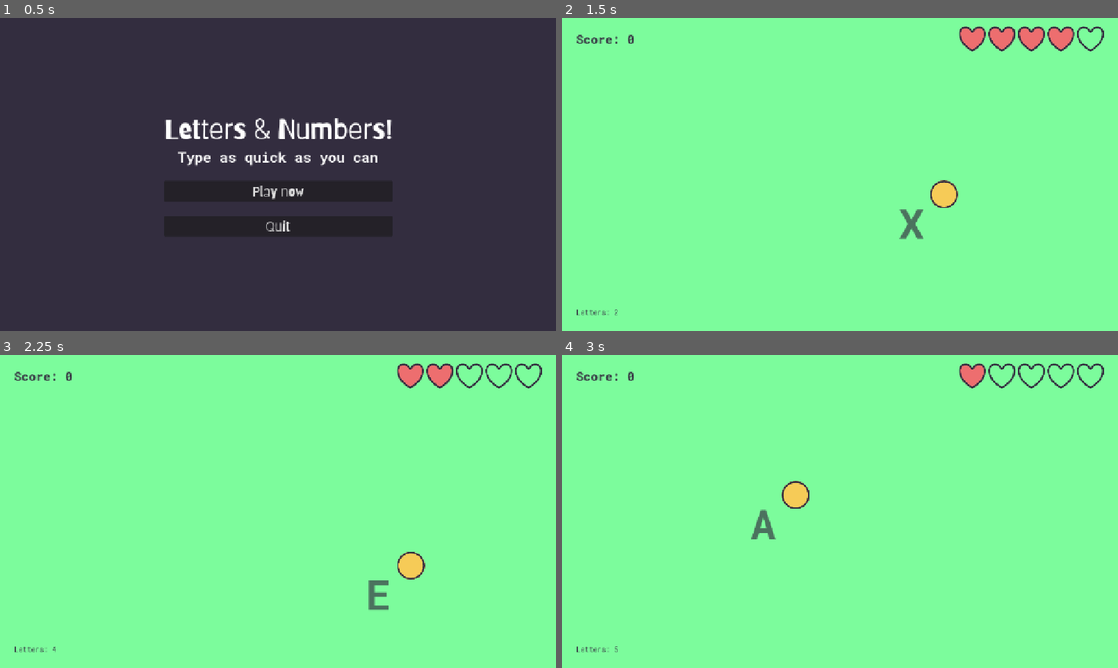
Above: before the commit, frames 1-4 (two rows, left to right).
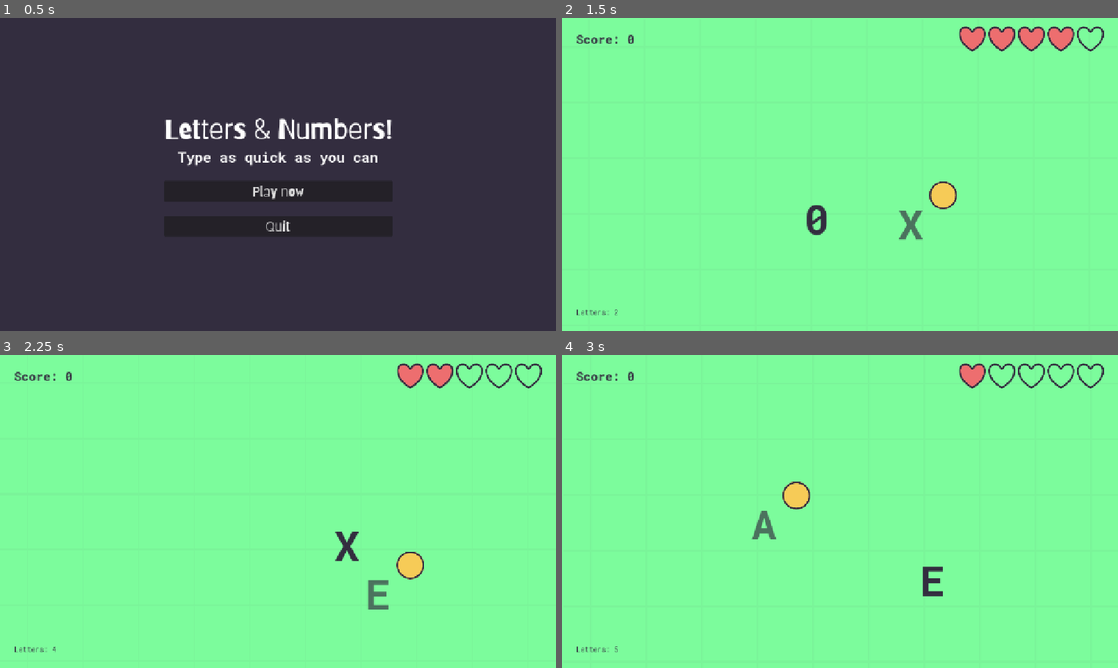
Above: after the commit, the same moments.

Repository: dewald-els/-beginners_jam_march25_reflections
Game: Godot game, scene res://scenes/main_menu/main_menu.tscn
The game is run twice, just before and just after one commit, with the same random seed, the same clock (stepped at 60 frames per second) and the same inputs.
Inputs:
- Up to frame 1 (0.5 s): no input
- Up to frame 2 (1.5 s): click "Play now" at 0.5 s; tap Enter at 1.25 s; tap Z at 1.35 s
- Up to frame 3 (2.25 s): tap Space at 2 s; hold A from 2.03 s (still down); tap 0 at 2.1 s
- Up to frame 4 (3 s): tap Enter at 2.75 s; release A at 2.78 s; tap 9 at 2.85 s

Frame 1 is identical in both runs. In frame 2, 0.5% of the frame differs, in the area x 44-72%, y 51-72%; in frame 3, 0.4%; in frame 4, 0.4%.

Commit message:
feat: Camera shake and make letter shake longer

Diff:
--- a/reflections/scenes/backgrounds/background.gd
+++ b/reflections/scenes/backgrounds/background.gd
@@ -25,6 +25,8 @@
 	Black
 }
 
+@onready var animation_player: AnimationPlayer = %AnimationPlayer
+
 @export var colour: Colours = Colours.Green
 
 func _ready() -> void:
--- a/reflections/scenes/backgrounds/green_background.tscn
+++ b/reflections/scenes/backgrounds/green_background.tscn
@@ -2,8 +2,8 @@
 
 [ext_resource type="Script" uid="uid://bq2h6kqnmvono" path="res://scenes/backgrounds/background.gd" id="1_ym55g"]
 
-[sub_resource type="StyleBoxFlat" id="StyleBoxFlat_lfrn8"]
-bg_color = Color(0.2, 0.176471, 0.247059, 1)
+[sub_resource type="StyleBoxFlat" id="StyleBoxFlat_hdtfk"]
+bg_color = Color(0.486275, 0.988235, 0.611765, 1)
 
 [node name="Background" type="Panel"]
 anchors_preset = 15
@@ -11,5 +11,5 @@
 anchor_bottom = 1.0
 grow_horizontal = 2
 grow_vertical = 2
-theme_override_styles/panel = SubResource("StyleBoxFlat_lfrn8")
+theme_override_styles/panel = SubResource("StyleBoxFlat_hdtfk")
 script = ExtResource("1_ym55g")
--- /dev/null
+++ b/reflections/scenes/backgrounds/hit_flash.tres
@@ -0,0 +1,74 @@
+[gd_resource type="VisualShader" load_steps=5 format=3 uid="uid://bw35eakmlxugb"]
+
+[sub_resource type="VisualShaderNodeColorParameter" id="VisualShaderNodeColorParameter_exg35"]
+parameter_name = "Tint"
+default_value_enabled = true
+
+[sub_resource type="VisualShaderNodeBooleanParameter" id="VisualShaderNodeBooleanParameter_lqpax"]
+parameter_name = "Enabled"
+default_value_enabled = true
+
+[sub_resource type="VisualShaderNodeIf" id="VisualShaderNodeIf_xctcl"]
+default_input_values = [0, 0.0, 1, 1.0, 2, 1e-05, 3, Vector3(0, 0, 0), 4, Vector3(0, 0, 0), 5, Vector3(0, 0, 0)]
+
+[sub_resource type="VisualShaderNodeInput" id="VisualShaderNodeInput_6gwk3"]
+input_name = "color"
+
+[resource]
+code = "shader_type canvas_item;
+render_mode blend_mix;
+
+uniform bool Enabled = false;
+uniform vec4 Tint : source_color = vec4(1.000000, 1.000000, 1.000000, 1.000000);
+
+
+
+void fragment() {
+// BooleanParameter:3
+	bool n_out3p0 = Enabled;
+
+
+// ColorParameter:2
+	vec4 n_out2p0 = Tint;
+
+
+// Input:5
+	vec4 n_out5p0 = COLOR;
+
+
+	vec3 n_out4p0;
+// If:4
+	float n_in4p1 = 1.00000;
+	float n_in4p2 = 0.00001;
+	if(abs((n_out3p0 ? 1.0 : 0.0) - n_in4p1) < n_in4p2)
+	{
+		n_out4p0 = vec3(n_out2p0.xyz);
+	}
+	else if((n_out3p0 ? 1.0 : 0.0) < n_in4p1)
+	{
+		n_out4p0 = vec3(n_out5p0.xyz);
+	}
+	else
+	{
+		n_out4p0 = vec3(n_out5p0.xyz);
+	}
+
+
+// Output:0
+	COLOR.rgb = n_out4p0;
+
+
+}
+"
+mode = 1
+flags/light_only = false
+nodes/fragment/0/position = Vector2(1560, 120)
+nodes/fragment/2/node = SubResource("VisualShaderNodeColorParameter_exg35")
+nodes/fragment/2/position = Vector2(780, 260)
+nodes/fragment/3/node = SubResource("VisualShaderNodeBooleanParameter_lqpax")
+nodes/fragment/3/position = Vector2(780, 60)
+nodes/fragment/4/node = SubResource("VisualShaderNodeIf_xctcl")
+nodes/fragment/4/position = Vector2(1300, 140)
+nodes/fragment/5/node = SubResource("VisualShaderNodeInput_6gwk3")
+nodes/fragment/5/position = Vector2(760, 500)
+nodes/fragment/connections = PackedInt32Array(3, 0, 4, 0, 2, 0, 4, 3, 4, 0, 0, 0, 5, 0, 4, 4, 5, 0, 4, 5)
--- /dev/null
+++ b/reflections/scenes/camera/camera.gd
@@ -0,0 +1,31 @@
+class_name GameCamera
+extends Camera2D
+
+@export var shake_noise: Noise
+
+var x_noise_sample_vector = Vector2.RIGHT
+var y_noise_sample_vector = Vector2.DOWN
+var noise_sample_travel_rate = 500
+var max_shake_offset: int = 10
+var current_shake_percentage = 0
+var x_noise_sample_position = Vector2.ZERO
+var y_noise_sample_position = Vector2.ZERO
+var shake_decay: int = 3
+
+func _process(delta: float) -> void:
+	if (current_shake_percentage > 0):
+		_process_shake(delta)
+
+func _process_shake(delta):
+	x_noise_sample_position += x_noise_sample_vector * noise_sample_travel_rate * delta
+	y_noise_sample_position += y_noise_sample_vector * noise_sample_travel_rate * delta
+	var x_sample = shake_noise.get_noise_2d(x_noise_sample_position.x, x_noise_sample_position.y)
+	var y_sample = shake_noise.get_noise_2d(y_noise_sample_position.x, y_noise_sample_position.y)
+
+	var shake_offset = Vector2(x_sample, y_sample) * max_shake_offset * pow(current_shake_percentage, 2)
+	offset = shake_offset
+	current_shake_percentage = clamp(current_shake_percentage - shake_decay * delta, 0, 1)
+
+func shake(percentage, decay = 3):
+	shake_decay = decay
+	current_shake_percentage = clamp(current_shake_percentage + percentage, 0, 1)
--- /dev/null
+++ b/reflections/scenes/camera/camera.tscn
@@ -0,0 +1,7 @@
+[gd_scene load_steps=2 format=3 uid="uid://cc721hqvne6hq"]
+
+[ext_resource type="Script" uid="uid://fkoqyxty73fd" path="res://scenes/camera/camera.gd" id="1_xejhd"]
+
+[node name="Camera2D" type="Camera2D"]
+anchor_mode = 0
+script = ExtResource("1_xejhd")
--- a/reflections/scenes/game/game.gd
+++ b/reflections/scenes/game/game.gd
@@ -3,7 +3,6 @@
 
 # Difficulty curve: Exponential Decay Formula (Smooth Decrease)
 # Equation: T_n = T_min + (T_max - T_min) * exp(-k * n)
-
 
 @onready var next_letter_timer: Timer = %NextLetterTimer
 @onready var letters_container: Node = %LettersContainer
@@ -11,6 +10,7 @@
 @onready var total_spawned_label: Label = %TotalSpawnedLabel
 
 @export var letter_scene: PackedScene
+@export var game_camera: GameCamera
 
 @export var initial_letter_interval: float = 2.0
 @export var difficulty_factor: float = 0.025
@@ -94,6 +94,7 @@
 				_create_next_letter()
 				_start_new_timer()
 			else:
+				game_camera.shake(100)
 				current_letter.destroy(false)
 				incorrect_letters.append({
 					"letter": current_letter.letter_text,
--- a/reflections/scenes/game/game.tscn
+++ b/reflections/scenes/game/game.tscn
@@ -1,14 +1,21 @@
-[gd_scene load_steps=9 format=3 uid="uid://c5el11dc5spcf"]
+[gd_scene load_steps=12 format=3 uid="uid://c5el11dc5spcf"]
 
 [ext_resource type="Script" uid="uid://blotx4dndfxsl" path="res://scenes/game/game.gd" id="1_sul5r"]
 [ext_resource type="PackedScene" uid="uid://cnhfs11t7xcm1" path="res://scenes/letter/letter.tscn" id="2_7h61r"]
 [ext_resource type="PackedScene" uid="uid://b5e6j2xi16q3e" path="res://scenes/health_ui/health_ui.tscn" id="3_0sr1o"]
 [ext_resource type="PackedScene" uid="uid://bv4io1auum1mr" path="res://scenes/backgrounds/green_background.tscn" id="3_5i0tg"]
+[ext_resource type="PackedScene" uid="uid://cc721hqvne6hq" path="res://scenes/camera/camera.tscn" id="3_bdhmt"]
 [ext_resource type="Theme" uid="uid://3epe1etkbtt2" path="res://assets/themes/base_theme.tres" id="3_kelw5"]
 [ext_resource type="FontFile" uid="uid://dk53ru1bo0a5f" path="res://assets/fonts/RobotoMono-VariableFont_wght.ttf" id="4_lfrn8"]
+[ext_resource type="Texture2D" uid="uid://bg7tbifsmppm5" path="res://scenes/tiles/sprites/tile_green.png" id="8_87uf6"]
 
-[sub_resource type="StyleBoxFlat" id="StyleBoxFlat_5i0tg"]
+[sub_resource type="StyleBoxFlat" id="StyleBoxFlat_bdhmt"]
 bg_color = Color(0.486275, 0.988235, 0.611765, 1)
+
+[sub_resource type="FastNoiseLite" id="FastNoiseLite_bdhmt"]
+noise_type = 0
+seed = 10
+frequency = 0.0095
 
 [sub_resource type="FontVariation" id="FontVariation_5i0tg"]
 base_font = ExtResource("4_lfrn8")
@@ -16,13 +23,32 @@
 2003265652: 700
 }
 
-[node name="Game" type="Node"]
+[node name="Game" type="Node" node_paths=PackedStringArray("game_camera")]
 script = ExtResource("1_sul5r")
 letter_scene = ExtResource("2_7h61r")
+game_camera = NodePath("GameCamera")
 initial_letter_interval = 4.0
 
-[node name="GreenBackground" parent="." instance=ExtResource("3_5i0tg")]
-theme_override_styles/panel = SubResource("StyleBoxFlat_5i0tg")
+[node name="GameBackground" parent="." instance=ExtResource("3_5i0tg")]
+unique_name_in_owner = true
+offset_left = -47.0
+offset_top = -31.0
+offset_right = 28.0
+offset_bottom = 34.0
+theme_override_styles/panel = SubResource("StyleBoxFlat_bdhmt")
+
+[node name="TextureRect" type="TextureRect" parent="."]
+anchors_preset = 15
+anchor_right = 1.0
+anchor_bottom = 1.0
+grow_horizontal = 2
+grow_vertical = 2
+texture = ExtResource("8_87uf6")
+stretch_mode = 1
+
+[node name="GameCamera" parent="." instance=ExtResource("3_bdhmt")]
+unique_name_in_owner = true
+shake_noise = SubResource("FastNoiseLite_bdhmt")
 
 [node name="HUD" type="CanvasLayer" parent="."]
 
--- a/reflections/scenes/letter/letter.tscn
+++ b/reflections/scenes/letter/letter.tscn
@@ -100,7 +100,7 @@
 
 [sub_resource type="Animation" id="Animation_aq5pr"]
 resource_name = "shake"
-length = 0.1
+length = 0.2
 step = 0.005
 tracks/0/type = "value"
 tracks/0/imported = false
@@ -109,7 +109,7 @@
 tracks/0/interp = 1
 tracks/0/loop_wrap = true
 tracks/0/keys = {
-"times": PackedFloat32Array(0, 0.02, 0.05, 0.1),
+"times": PackedFloat32Array(0, 0.06, 0.12, 0.2),
 "transitions": PackedFloat32Array(1, 1, 1, 1),
 "update": 0,
 "values": [Vector2(-56.5, -66), Vector2(32.5, -66), Vector2(-55.5, -66), Vector2(-31.5, -66)]
Not shown, added: reflections/scenes/camera/camera.gd.uid
Binary file added: reflections/scenes/tiles/sprites/tile_green.png
Not shown, added: reflections/scenes/tiles/sprites/tile_green.png.import
